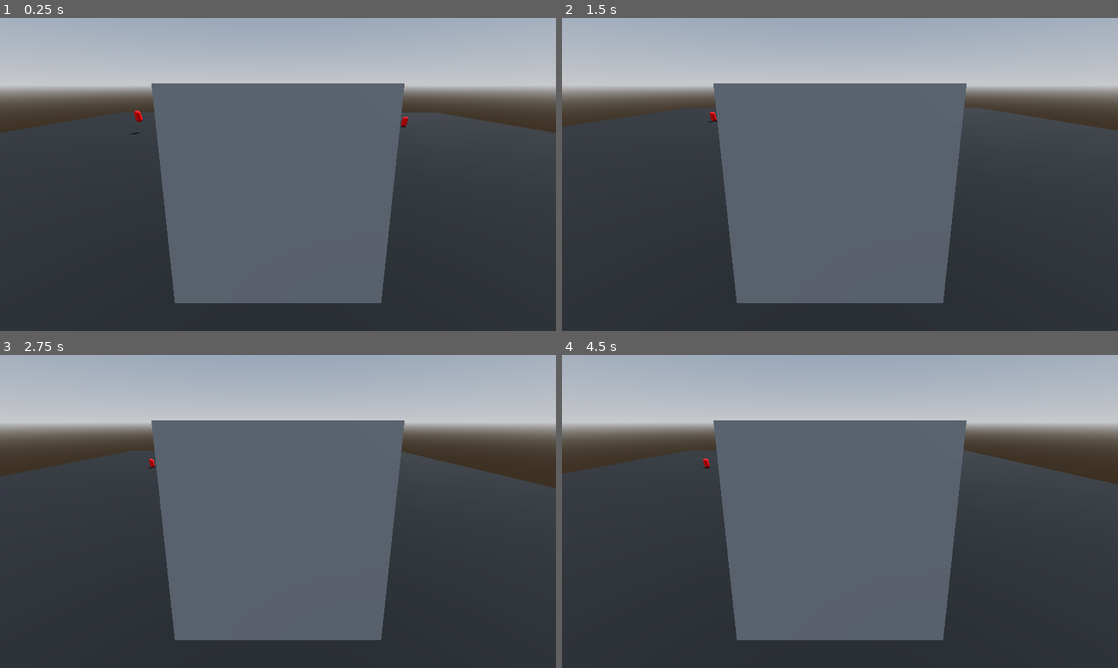
Above: before the commit, frames 1-4 (two rows, left to right).
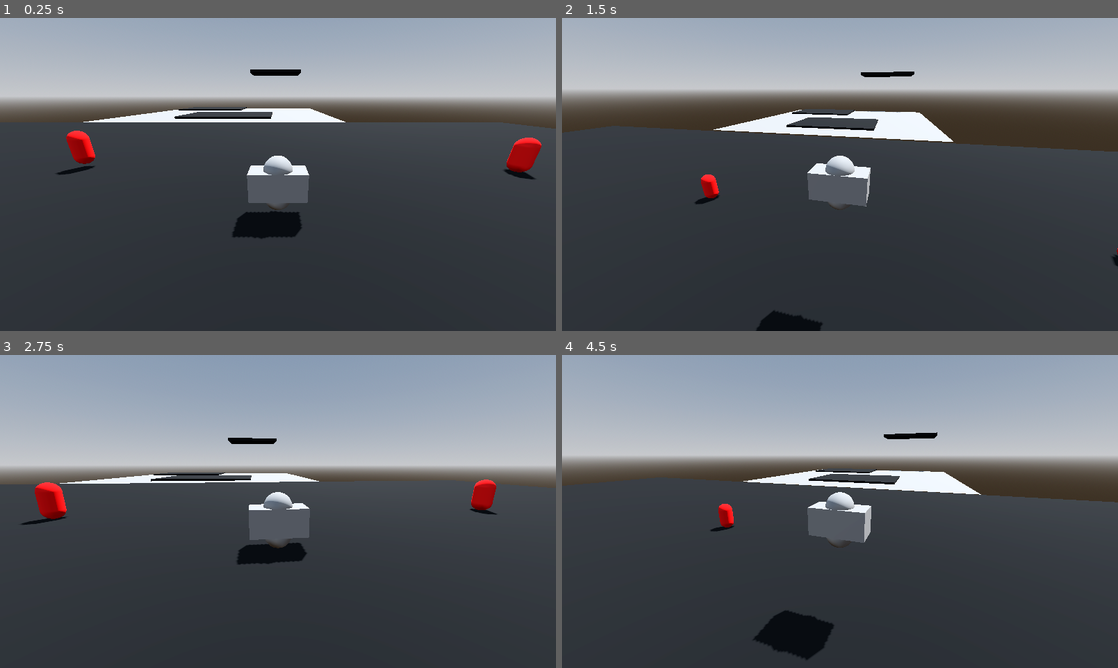
Above: after the commit, the same moments.

Repository: ChristopherBotha/CanonSavio
Game: Godot game, scene res://levels/World.tscn
The game is run twice, just before and just after one commit, with the same random seed, the same clock (stepped at 60 frames per second) and the same inputs.
Inputs (mouse positions are in pixels of both pictures, inside the frame that each line leads up to):
- Up to frame 1 (0.25 s): no input
- Up to frame 2 (1.5 s): tap Enter (ui_accept) at 0.5, 0.77 s; move the mouse to (962, 158) at 0.52 s; hold Right (ui_right) 0.53-1.28 s; hold Shift (sprint, bound only after the commit) 0.53-1.28 s; click (962, 158) at 0.67 s; move the mouse to (728, 190) at 1.27 s; hold Down (ui_down) from 1.28 s (still down); tap Shift (sprint, bound only after the commit) at 1.35 s; click (728, 190) at 1.42 s
- Up to frame 3 (2.75 s): tap Enter (ui_accept) at 1.52 s; move the mouse to (333, 442) at 2.02 s; release Down (ui_down) at 2.03 s; hold Right (ui_right) from 2.03 s (still down); hold Shift (sprint, bound only after the commit) from 2.03 s (still down); click (333, 442) at 2.17 s
- Up to frame 4 (4.5 s): move the mouse to (812, 574) at 2.77 s; release Right (ui_right) at 2.78 s; release Shift (sprint, bound only after the commit) at 2.78 s; hold Up (ui_up) 2.78-3.53 s; tap Shift (sprint, bound only after the commit) at 2.85, 4.35 s; click (812, 574) at 2.92 s; tap Enter (ui_accept) at 3.02, 3.77 s; move the mouse to (1006, 558) at 3.52 s; hold Shift (sprint, bound only after the commit) 3.53-4.28 s; hold Left (ui_left) from 3.53 s (still down); click (1006, 558) at 3.67 s; tap Escape (ui_cancel) at 4.15 s; move the mouse to (673, 464) at 4.27 s; click (673, 464) at 4.42 s

The runs differ from the first frame. In frame 1, 34% of the frame differs, in the area x 0-100%, y 16-92%; in frame 2, 34%; in frame 3, 49%, in the area x 0-100%, y 8-92%; in frame 4, 41%.

Commit message:
3rd person cam

Diff:
--- a/Player/Camera3D.gd
+++ b/Player/Camera3D.gd
@@ -25,8 +25,8 @@
 # Called every frame. 'delta' is the elapsed time since the previous frame.
 func _process(delta):
 
-	player_pos = Vector3(owner.transform.origin.x + x_axis,owner.transform.origin.y + y_axis, owner.transform.origin.z + z_axis )
-	transform.origin = transform.origin.lerp(player_pos, delay)
+#	player_pos = Vector3(owner.global_position.x + x_axis,owner.global_position.y + y_axis, owner.global_position.z + z_axis )
+#	global_position = global_position.lerp(player_pos, delay)
 
 	trauma = min(max(0, trauma - delta*2), 1)
 	frustum_offset = Vector2((2*randf() - 1)*max_shake*trauma*trauma, (2*randf() - 1)*max_shake*trauma*trauma)
--- /dev/null
+++ b/Player/Camera_Orbit.gd
@@ -0,0 +1,27 @@
+extends Node3D
+
+var camrot_h = 0
+var camrot_v = 0
+var h_sensitivity = 0.001
+var v_sensitivity = 0.001
+var h_acceleration = 1
+var v_acceleration = 1
+
+var mouseDelta : Vector2 = Vector2()
+
+func _ready():
+	Input.set_mouse_mode(Input.MOUSE_MODE_CAPTURED)
+
+func _unhandled_input(event):
+
+	if event is InputEventMouseMotion:
+		camrot_h -= event.relative.x * h_sensitivity
+		camrot_v -= event.relative.y * v_sensitivity
+
+
+func _process(_delta):
+
+	camrot_v = clamp(camrot_v , deg_to_rad(-20), deg_to_rad(20))
+
+	$h.rotation.y = h_acceleration * camrot_h
+	$h/v.rotation.x = v_acceleration * camrot_v
--- a/Player/Player.gd
+++ b/Player/Player.gd
@@ -1,21 +1,26 @@
 extends CharacterBody3D
 
 
-const SPEED = 5.0
-const JUMP_VELOCITY = 4.5
+var SPEED = 5.0
+var JUMP_VELOCITY = 4.5
 
 # Get the gravity from the project settings to be synced with RigidBody nodes.
 var gravity = ProjectSettings.get_setting("physics/3d/default_gravity")
 
 var maxSpeed : float = 10.0
 var minSpeed : float = 0.0
-var maxJumpHeight = 6
+var maxJumpHeight : float = 6
 
 var momentum : float = 0.1
 var friction : float = 0.05
 var airFriction : float = 0.07
 
+@onready var body = $CollisionShape3D
+var h_rot
+
 func _physics_process(delta):
+
+
 	# Add the gravity.
 	velocity.y -= gravity * delta
 
@@ -27,26 +32,49 @@
 	# Get the input direction and handle the movement/deceleration.
 	# As good practice, you should replace UI actions with custom gameplay actions.
 
-	handleInput(delta)
+	sprinting(delta)
 	move_and_slide()
 
 func handleInput(delta):
-	var input_dir = Input.get_vector("ui_left", "ui_right", "ui_up", "ui_down")
-	var direction = (transform.basis * Vector3(input_dir.x, 0, input_dir.y)).normalized()
 
-	if direction and !is_on_floor():
-		velocity = velocity.lerp(Vector3(direction.x * SPEED, velocity.y, direction.z * SPEED), airFriction )
+	h_rot = $Camera_Orbit/h.global_transform.basis.get_euler().y
+
+	var input_dir = Vector3(Input.get_action_strength("right") - Input.get_action_strength("left"),0,
+				Input.get_action_strength("down") - Input.get_action_strength("up")).rotated(Vector3.UP, h_rot).normalized()
+
+#	var direction = (transform.basis * Vector3(input_dir.x, 0, input_dir.y)).normalized()
+
+	if input_dir.z != 0 or input_dir.x != 0:
+		body.rotation.y = lerp_angle(body.rotation.y, atan2(input_dir.x, input_dir.z), delta * 5)
+
+	if input_dir and !is_on_floor():
+		velocity = velocity.lerp(Vector3(input_dir.x * SPEED, velocity.y, input_dir.z * SPEED), airFriction )
 
 	elif !is_on_floor():
 		velocity.z = move_toward(velocity.z, 0, airFriction)
 		velocity.x = move_toward(velocity.x, 0, airFriction)
 
-	elif direction and is_on_floor():
-		velocity = velocity.lerp(Vector3(direction.x,0.0,direction.z) * SPEED, momentum )
+	elif input_dir and is_on_floor():
+		velocity = velocity.lerp(Vector3(input_dir.x,0.0,input_dir.z) * SPEED, momentum )
 
-	elif is_on_floor() and direction == Vector3.ZERO:
+	elif is_on_floor() and input_dir == Vector3.ZERO:
 		velocity = velocity.lerp(Vector3(0.0, velocity.y, 0.0), friction )
 
 	else:
 		velocity.x = move_toward(velocity.x, 0, SPEED)
 		velocity.z = move_toward(velocity.z, 0, SPEED)
+
+func sprinting(delta):
+	if Input.is_action_pressed("sprint"):
+		SPEED = maxSpeed
+		handleInput(delta)
+	else:
+		SPEED = 5.0
+		handleInput(delta)
+
+func _unhandled_input(event: InputEvent) -> void:
+	if event is InputEventMouseButton:
+		Input.set_mouse_mode(Input.MOUSE_MODE_CAPTURED)
+
+	if event.is_action_pressed("ui_cancel"):
+		Input.set_mouse_mode(Input.MOUSE_MODE_VISIBLE)
--- a/Player/Player.tscn
+++ b/Player/Player.tscn
@@ -1,43 +1,43 @@
-[gd_scene load_steps=11 format=3 uid="uid://cn4qndkuji4ls"]
+[gd_scene load_steps=8 format=3 uid="uid://cn4qndkuji4ls"]
 
 [ext_resource type="Script" path="res://Player/Player.gd" id="1_t7byk"]
+[ext_resource type="Script" path="res://Player/Camera_Orbit.gd" id="2_60t8r"]
 [ext_resource type="Script" path="res://Player/Camera3D.gd" id="2_b20r0"]
-[ext_resource type="Shader" path="res://shaders/testingUV.gdshader" id="3_t78rq"]
 
 [sub_resource type="CapsuleShape3D" id="CapsuleShape3D_5u2jp"]
 
+[sub_resource type="BoxMesh" id="BoxMesh_gfind"]
+size = Vector3(2, 1, 1)
+
 [sub_resource type="CapsuleMesh" id="CapsuleMesh_0wx0t"]
 
-[sub_resource type="FastNoiseLite" id="FastNoiseLite_kobv7"]
+[sub_resource type="CapsuleShape3D" id="CapsuleShape3D_7wy4n"]
 
-[sub_resource type="NoiseTexture2D" id="NoiseTexture2D_jutj2"]
-noise = SubResource("FastNoiseLite_kobv7")
-
-[sub_resource type="ShaderMaterial" id="ShaderMaterial_n6530"]
-shader = ExtResource("3_t78rq")
-shader_parameter/distortionTexture = SubResource("NoiseTexture2D_jutj2")
-
-[sub_resource type="PlaneMesh" id="PlaneMesh_w3wc3"]
-
-[sub_resource type="ShaderMaterial" id="ShaderMaterial_7hc47"]
-shader = ExtResource("3_t78rq")
-
-[node name="Player" type="CharacterBody3D"]
+[node name="Player" type="CharacterBody3D" groups=["Player"]]
 script = ExtResource("1_t7byk")
 
 [node name="CollisionShape3D" type="CollisionShape3D" parent="."]
 shape = SubResource("CapsuleShape3D_5u2jp")
 
+[node name="MeshInstance3D" type="MeshInstance3D" parent="CollisionShape3D"]
+mesh = SubResource("BoxMesh_gfind")
+
 [node name="MeshInstance3D" type="MeshInstance3D" parent="."]
 mesh = SubResource("CapsuleMesh_0wx0t")
 
-[node name="Camera3D" type="Camera3D" parent="."]
-transform = Transform3D(1, 0, 0, 0, 0.916139, 0.400861, 0, -0.400861, 0.916139, 0, 4.50628, 8.71055)
-top_level = true
+[node name="Camera_Orbit" type="Node3D" parent="."]
+script = ExtResource("2_60t8r")
+
+[node name="h" type="Node3D" parent="Camera_Orbit"]
+
+[node name="v" type="Node3D" parent="Camera_Orbit/h"]
+
+[node name="SpringArm3D" type="SpringArm3D" parent="Camera_Orbit/h/v"]
+transform = Transform3D(1, 0, 0, 0, 1, 0, 0, 0, 1, 0, 2.86744, 1.60137)
+shape = SubResource("CapsuleShape3D_7wy4n")
+spring_length = 5.0
+margin = 0.2
+
+[node name="Camera3D" type="Camera3D" parent="Camera_Orbit/h/v/SpringArm3D"]
+transform = Transform3D(1, 0, 0, 0, 0.933755, 0.357912, 0, -0.357912, 0.933755, 0, 2.22281, 3.60407)
 script = ExtResource("2_b20r0")
-
-[node name="MeshInstance3D" type="MeshInstance3D" parent="Camera3D"]
-transform = Transform3D(1, 0, 0, 0, -0.18306, -0.983102, 0, 0.983102, -0.18306, 0, -0.263403, -1.79234)
-material_override = SubResource("ShaderMaterial_n6530")
-mesh = SubResource("PlaneMesh_w3wc3")
-surface_material_override/0 = SubResource("ShaderMaterial_7hc47")
--- a/levels/Tutorial.tscn
+++ b/levels/Tutorial.tscn
@@ -1,17 +1,19 @@
-[gd_scene load_steps=7 format=3 uid="uid://cgvnhgorwk8mc"]
+[gd_scene load_steps=18 format=3 uid="uid://cgvnhgorwk8mc"]
 
 [ext_resource type="Shader" path="res://shaders/testingUV.gdshader" id="1_mrkt7"]
+[ext_resource type="Script" path="res://scripts/Tutorial.gd" id="1_pxheu"]
+[ext_resource type="Shader" path="res://shaders/water_spec.gdshader" id="3_24cnc"]
 
-[sub_resource type="ProceduralSkyMaterial" id="ProceduralSkyMaterial_byaxv"]
+[sub_resource type="ProceduralSkyMaterial" id="ProceduralSkyMaterial_e51e4"]
 sky_horizon_color = Color(0.64625, 0.65575, 0.67075, 1)
 ground_horizon_color = Color(0.64625, 0.65575, 0.67075, 1)
 
-[sub_resource type="Sky" id="Sky_71xog"]
-sky_material = SubResource("ProceduralSkyMaterial_byaxv")
+[sub_resource type="Sky" id="Sky_kp03l"]
+sky_material = SubResource("ProceduralSkyMaterial_e51e4")
 
-[sub_resource type="Environment" id="Environment_q1ao5"]
+[sub_resource type="Environment" id="Environment_4rb1d"]
 background_mode = 2
-sky = SubResource("Sky_71xog")
+sky = SubResource("Sky_kp03l")
 tonemap_mode = 2
 glow_enabled = true
 
@@ -21,10 +23,61 @@
 [sub_resource type="StandardMaterial3D" id="StandardMaterial3D_50kv6"]
 albedo_color = Color(0, 0, 0, 1)
 
+[sub_resource type="CylinderShape3D" id="CylinderShape3D_dgue4"]
+height = 15.008
+radius = 100.0
+
+[sub_resource type="PlaneMesh" id="PlaneMesh_d12x1"]
+size = Vector2(50, 50)
+
+[sub_resource type="FastNoiseLite" id="FastNoiseLite_oc6gv"]
+frequency = 0.082
+fractal_octaves = 10
+fractal_gain = 5.0
+fractal_weighted_strength = 0.35
+
+[sub_resource type="NoiseTexture2D" id="NoiseTexture2D_uywij"]
+seamless = true
+seamless_blend_skirt = 0.57
+noise = SubResource("FastNoiseLite_oc6gv")
+
+[sub_resource type="FastNoiseLite" id="FastNoiseLite_blc62"]
+noise_type = 0
+frequency = 0.02
+
+[sub_resource type="NoiseTexture2D" id="NoiseTexture2D_ri2kl"]
+seamless = true
+bump_strength = 17.2
+noise = SubResource("FastNoiseLite_blc62")
+
+[sub_resource type="FastNoiseLite" id="FastNoiseLite_8tbe1"]
+
+[sub_resource type="NoiseTexture2D" id="NoiseTexture2D_7bm2m"]
+as_normal_map = true
+bump_strength = 20.0
+noise = SubResource("FastNoiseLite_8tbe1")
+
+[sub_resource type="ShaderMaterial" id="ShaderMaterial_dcju8"]
+render_priority = 0
+shader = ExtResource("3_24cnc")
+shader_parameter/color = Color(0.290196, 0.290196, 0, 0.121569)
+shader_parameter/edge_color = Color(0, 0, 0, 0.866667)
+shader_parameter/edge_scale = 0.25
+shader_parameter/far = 100.0
+shader_parameter/near = 0.1
+shader_parameter/noise1 = SubResource("NoiseTexture2D_uywij")
+shader_parameter/noise2 = SubResource("NoiseTexture2D_ri2kl")
+shader_parameter/normalmap = SubResource("NoiseTexture2D_7bm2m")
+shader_parameter/speed = 0.001
+shader_parameter/time_factor = Vector2(1, 2)
+shader_parameter/wave_frequency = Vector2(12, 12)
+shader_parameter/wave_strengh = Vector2(0.25, 0.01)
+
 [node name="Tutorial" type="Node3D"]
+script = ExtResource("1_pxheu")
 
 [node name="WorldEnvironment" type="WorldEnvironment" parent="."]
-environment = SubResource("Environment_q1ao5")
+environment = SubResource("Environment_4rb1d")
 
 [node name="DirectionalLight3D" type="DirectionalLight3D" parent="."]
 transform = Transform3D(-0.866023, -0.433016, 0.250001, 0, 0.499998, 0.866027, -0.500003, 0.749999, -0.43301, 0, 0, 0)
@@ -37,8 +90,36 @@
 use_collision = true
 size = Vector3(100, 1, 100)
 
+[node name="CSGBox3D2" type="CSGBox3D" parent="."]
+transform = Transform3D(0.210523, 0, 0, 0, 1, 0, 0, 0, 0.154916, 0, -1, -68.101)
+material_override = SubResource("ShaderMaterial_1512c")
+material_overlay = SubResource("StandardMaterial3D_50kv6")
+use_collision = true
+size = Vector3(100, 1, 100)
+
+[node name="CSGBox3D3" type="CSGBox3D" parent="."]
+transform = Transform3D(0.210523, 0, 0, 0, 1, 0, 0, 0, 0.154916, -11.2596, -1, -94.6051)
+material_override = SubResource("ShaderMaterial_1512c")
+material_overlay = SubResource("StandardMaterial3D_50kv6")
+use_collision = true
+size = Vector3(100, 1, 100)
+
+[node name="CSGBox3D4" type="CSGBox3D" parent="."]
+transform = Transform3D(0.210523, 0, 0, 0, 1, 0, 0, 0, 0.154916, 11.077, 13.336, -115.628)
+material_override = SubResource("ShaderMaterial_1512c")
+material_overlay = SubResource("StandardMaterial3D_50kv6")
+use_collision = true
+size = Vector3(100, 1, 100)
+
+[node name="Area3D" type="Area3D" parent="CSGBox3D4"]
+transform = Transform3D(1, 0, 0, 0, 1, 0, 0, 0, 1, 59.3143, 0, 374.931)
+
+[node name="CollisionShape3D" type="CollisionShape3D" parent="CSGBox3D4/Area3D"]
+transform = Transform3D(1, 0, 0, 0, 1, 0, 0, 0, 1, -91.4737, -10.5658, 129.467)
+shape = SubResource("CylinderShape3D_dgue4")
+
 [node name="playerSpawn" type="Marker3D" parent="."]
-transform = Transform3D(1, 0, 0, 0, 1, 0, 0, 0, 1, 0, 4.02626, 14.0194)
+transform = Transform3D(1, 0, 0, 0, 1, 0, 0, 0, 1, 12.1202, 1.09363, -20.7696)
 
 [node name="enemySpawners" type="Node" parent="."]
 
@@ -50,3 +131,10 @@
 
 [node name="enemySpawn3" type="Marker3D" parent="enemySpawners"]
 transform = Transform3D(1, 0, 0, 0, 1, 0, 0, 0, 1, 0.292753, 1.04333, -26.1909)
+
+[node name="MeshInstance3D" type="MeshInstance3D" parent="."]
+transform = Transform3D(1, 0, 0, 0, 1, 0, 0, 0, 1, 0, -0.933034, -77.9416)
+mesh = SubResource("PlaneMesh_d12x1")
+surface_material_override/0 = SubResource("ShaderMaterial_dcju8")
+
+[connection signal="body_entered" from="CSGBox3D4/Area3D" to="." method="_on_area_3d_body_entered"]
--- a/project.godot
+++ b/project.godot
@@ -22,8 +22,40 @@
 
 [display]
 
-window/vsync/vsync_mode=0
 window/stretch/mode="canvas_items"
+
+[input]
+
+sprint={
+"deadzone": 0.5,
+"events": [Object(InputEventKey,"resource_local_to_scene":false,"resource_name":"","device":0,"window_id":0,"alt_pressed":false,"shift_pressed":false,"ctrl_pressed":false,"meta_pressed":false,"pressed":false,"keycode":0,"physical_keycode":4194325,"unicode":0,"echo":false,"script":null)
+]
+}
+left={
+"deadzone": 0.5,
+"events": [Object(InputEventKey,"resource_local_to_scene":false,"resource_name":"","device":0,"window_id":0,"alt_pressed":false,"shift_pressed":false,"ctrl_pressed":false,"meta_pressed":false,"pressed":false,"keycode":0,"physical_keycode":65,"unicode":0,"echo":false,"script":null)
+]
+}
+right={
+"deadzone": 0.5,
+"events": [Object(InputEventKey,"resource_local_to_scene":false,"resource_name":"","device":0,"window_id":0,"alt_pressed":false,"shift_pressed":false,"ctrl_pressed":false,"meta_pressed":false,"pressed":false,"keycode":0,"physical_keycode":68,"unicode":0,"echo":false,"script":null)
+]
+}
+up={
+"deadzone": 0.5,
+"events": [Object(InputEventKey,"resource_local_to_scene":false,"resource_name":"","device":0,"window_id":0,"alt_pressed":false,"shift_pressed":false,"ctrl_pressed":false,"meta_pressed":false,"pressed":false,"keycode":0,"physical_keycode":87,"unicode":0,"echo":false,"script":null)
+]
+}
+down={
+"deadzone": 0.5,
+"events": [Object(InputEventKey,"resource_local_to_scene":false,"resource_name":"","device":0,"window_id":0,"alt_pressed":false,"shift_pressed":false,"ctrl_pressed":false,"meta_pressed":false,"pressed":false,"keycode":0,"physical_keycode":83,"unicode":0,"echo":false,"script":null)
+]
+}
+jump={
+"deadzone": 0.5,
+"events": [Object(InputEventKey,"resource_local_to_scene":false,"resource_name":"","device":0,"window_id":0,"alt_pressed":false,"shift_pressed":false,"ctrl_pressed":false,"meta_pressed":false,"pressed":false,"keycode":0,"physical_keycode":32,"unicode":0,"echo":false,"script":null)
+]
+}
 
 [xr]
 
--- a/scripts/SignalBus.gd
+++ b/scripts/SignalBus.gd
@@ -18,5 +18,7 @@
 #Enemies
 signal updateEnemiesDamage(val)
 signal enemyCounter(val)
+signal trauma(val,timer)
 
-signal trauma(val,timer)
+#moveplatform
+signal movePlatform()
--- /dev/null
+++ b/scripts/Tutorial.gd
@@ -0,0 +1,26 @@
+extends Node3D
+
+
+# Called when the node enters the scene tree for the first time.
+func _ready():
+#	SignalBus.connect("movePlatform",tweeingThemApples)
+	pass # Replace with function body.
+
+
+# Called every frame. 'delta' is the elapsed time since the previous frame.
+func _physics_process(delta):
+
+	pass
+
+func tweeingThemApples():
+	var tween = get_tree().create_tween().set_loops()
+	tween.tween_property($CSGBox3D4, "position:y", 20, 2).as_relative()
+	tween.tween_property($CSGBox3D4, "position:y", -20, 2).as_relative()
+
+
+
+func _on_area_3d_body_entered(body):
+	if body.is_in_group("Player"):
+#		SignalBus.emit_signal("movePlatform")
+		tweeingThemApples()
+	pass # Replace with function body.
--- /dev/null
+++ b/shaders/water.gdshader
@@ -0,0 +1,103 @@
+shader_type spatial;
+render_mode specular_toon, cull_disabled;
+
+uniform float speed: hint_range(-1, 1) = 0.0;
+
+uniform sampler2D noise1;
+uniform sampler2D noise2;
+uniform sampler2D normalmap: hint_normal;
+
+uniform vec4 color : source_color;
+uniform vec4 deep_water: source_color;
+
+//depth-fade var
+uniform float beer_law_factor = 2.0;
+uniform float _distance = 0.0;
+
+//foam var
+uniform vec4 edge_color;
+uniform float edge_scale = 0.25;
+uniform float near = 0.1;
+uniform float far = 100.0;
+
+// wave var
+uniform vec2 wave_strength = vec2(0.5, 0.25);
+uniform vec2 wave_frequ = vec2(12.0, 12.0);
+uniform vec2 time_factor = vec2(1.0, 2.0);
+
+float waves(vec2 pos, float time) {
+	return (wave_strength.y * sin(pos.y * wave_frequ.y + time * time_factor.y)) + (wave_strength.x * sin(pos.x * wave_frequ.x + time * time_factor.x));
+}
+
+void vertex() {
+	VERTEX.y += waves(VERTEX.xy, TIME);
+}
+
+float rim(float depth) {
+	depth = 2.0 * depth - 1.0;
+	return near * far / (far + depth * (near - far));
+}
+
+float calc_depth_fade(float depth, mat4 projection_matrix,
+						vec4 fragcoord, float beer_factor, float __distance, vec3 vertex) {
+
+	float scene_depth = depth;
+
+	scene_depth = scene_depth * 2.0 - 1.0;
+	scene_depth = projection_matrix[3][2] / (scene_depth + projection_matrix[2][2]);
+	scene_depth = scene_depth + vertex.z; // z is negative
+
+	// application of beers law
+	scene_depth = exp(-scene_depth * beer_factor);
+
+	float screen_depth = fragcoord.z;
+
+	float depth_fade = (scene_depth - screen_depth) / __distance;
+
+	depth_fade = clamp(depth_fade, 0.0, 1.0);
+
+	return depth_fade;
+}
+
+void fragment() {
+	float time = TIME * speed;
+
+	vec3 n1 = texture(noise1, UV + time).rgb;
+	vec3 n2 = texture(noise2, UV - time * 0.2).rgb;
+
+	vec2 uv_movement = UV * 4.0;
+	uv_movement += TIME * speed * 4.0;
+
+	float sum = (n1.r + n2.r) - 1.0;
+
+	float z_depth = rim(texture(DEPTH_TEXTURE, SCREEN_UV).x);
+	float z_pos = rim(FRAGCOORD.z);
+	float diff = z_depth - z_pos;
+
+	// depth-fade
+	float z_depth_fade = calc_depth_fade(texture(DEPTH_TEXTURE, SCREEN_UV).x, PROJECTION_MATRIX, FRAGCOORD, beer_law_factor, _distance, VERTEX);
+	float z_fade = rim(FRAGCOORD.z);
+	float fade_diff = z_depth_fade - z_fade;
+
+	vec4 gradientcolor = mix(color, deep_water, z_depth_fade);
+
+	vec2 displacement = vec2(sum * 0.1);
+	diff += displacement.x * 70.0;
+
+	vec4 col = mix(edge_color, gradientcolor, step(edge_scale, diff));
+
+	vec4 alpha = texture(SCREEN_TEXTURE, SCREEN_UV + displacement);
+
+
+	float fin = 0.0;
+	if (sum > 0.0 && sum < 0.4) fin = 0.1;
+	if (sum > 0.4 && sum < 0.8) fin = 0.0;
+	if (sum > 0.8) fin = 1.0;
+
+	// konvertier fin in vec3 um
+	ALBEDO = vec3(fin) + mix(alpha.rgb, col.rgb, gradientcolor.a);
+
+	NORMAL_MAP = texture(normalmap, uv_movement).rgb;
+
+	ROUGHNESS = 0.1;
+}
--- /dev/null
+++ b/shaders/waterShader_dark.tres
@@ -0,0 +1,40 @@
+[gd_resource type="ShaderMaterial" load_steps=8 format=3 uid="uid://bknqqblu6rjfh"]
+
+[ext_resource type="Shader" path="res://shaders/water.gdshader" id="1_tvipb"]
+
+[sub_resource type="FastNoiseLite" id="FastNoiseLite_b2w4v"]
+
+[sub_resource type="NoiseTexture2D" id="NoiseTexture2D_6gdu4"]
+seamless = true
+noise = SubResource("FastNoiseLite_b2w4v")
+
+[sub_resource type="FastNoiseLite" id="FastNoiseLite_xlilr"]
+
+[sub_resource type="NoiseTexture2D" id="NoiseTexture2D_q8gf6"]
+seamless = true
+noise = SubResource("FastNoiseLite_xlilr")
+
+[sub_resource type="FastNoiseLite" id="FastNoiseLite_vmfxn"]
+
+[sub_resource type="NoiseTexture2D" id="NoiseTexture2D_sfqq6"]
+seamless = true
+noise = SubResource("FastNoiseLite_vmfxn")
+
+[resource]
+render_priority = 0
+shader = ExtResource("1_tvipb")
+shader_parameter/_distance = 0.0
+shader_parameter/beer_law_factor = 2.0
+shader_parameter/color = Color(0, 0, 0, 1)
+shader_parameter/deep_water = Color(0, 0, 0, 0.713726)
+shader_parameter/edge_color = Vector4(2, 5, 1, 5)
+shader_parameter/edge_scale = 0.25
+shader_parameter/far = 100.0
+shader_parameter/near = 0.1
+shader_parameter/noise1 = SubResource("NoiseTexture2D_6gdu4")
+shader_parameter/noise2 = SubResource("NoiseTexture2D_q8gf6")
+shader_parameter/normalmap = SubResource("NoiseTexture2D_sfqq6")
+shader_parameter/speed = 0.038
+shader_parameter/time_factor = Vector2(1, 2)
+shader_parameter/wave_frequ = Vector2(12, 12)
+shader_parameter/wave_strength = Vector2(0.5, 0.25)
--- /dev/null
+++ b/shaders/water_spec.gdshader
@@ -0,0 +1,77 @@
+shader_type spatial;
+render_mode blend_mix, specular_schlick_ggx;
+
+uniform float speed : hint_range(-1,1) = 0.0;
+
+//colors
+uniform sampler2D noise1; //add Godot noise here
+uniform sampler2D noise2; //add Godot noise here
+uniform sampler2D normalmap : hint_normal; //add Godot noise here, enable as_normalmap
+uniform vec4 color : source_color;
+uniform vec4 edge_color : source_color;
+
+//foam
+uniform float edge_scale = 0.25;
+uniform float near = 0.1;
+uniform float far = 100.0;
+
+//waves
+uniform vec2 wave_strengh = vec2(0.5, 0.25);
+uniform vec2 wave_frequency = vec2(12.0, 12.0);
+uniform vec2 time_factor = vec2(1.0, 2.0);
+
+
+
+float rim(float depth){
+	depth = 2.0 * depth - 1.0;
+	return near * far / (far + depth * (near - far));
+}
+
+
+float waves(vec2 pos, float time){
+	return (wave_strengh.y * sin(pos.y * wave_frequency.y + time * time_factor.y)) + (wave_strengh.x * sin(pos.x * wave_frequency.x + time * time_factor.x));
+}
+
+
+void vertex(){
+	VERTEX.y += waves(VERTEX.xy, TIME);
+}
+
+
+void fragment(){
+	float time = TIME * speed;
+	vec3 n1 = texture(noise1, UV + time).rgb;
+	vec3 n2 = texture(noise2, UV - time * 0.2).rgb;
+
+	vec2 uv_movement = UV * 4.0;
+	uv_movement += TIME * speed * 4.0;
+
+	float sum = (n1.r + n2.r) - 1.0;
+
+
+	float z_depth = rim(texture(DEPTH_TEXTURE, SCREEN_UV).x);
+	float z_pos = rim(FRAGCOORD.z);
+	float diff = z_depth - z_pos;
+
+	vec2 displacement = vec2(sum * 0.05);
+	diff += displacement.x * 100.0;
+
+
+	vec4 col = mix(edge_color, color, step(edge_scale, diff));
+
+	vec4 alpha = vec4(1.0);
+	alpha = texture(SCREEN_TEXTURE, SCREEN_UV + displacement);
+
+
+	float fin = 0.0;
+	if (sum > 0.0 && sum < 0.4) fin = 0.1;
+	if (sum > 0.4 && sum < 0.8) fin = 0.0;
+	if (sum > 0.8) fin = 1.0;
+
+	ALBEDO = vec3(fin) + mix(alpha.rgb, col.rgb, color.a);
+
+
+	NORMAL_MAP = texture(normalmap, uv_movement).rgb;
+	ROUGHNESS = 0.1;
+	SPECULAR = 1.0;
+}
